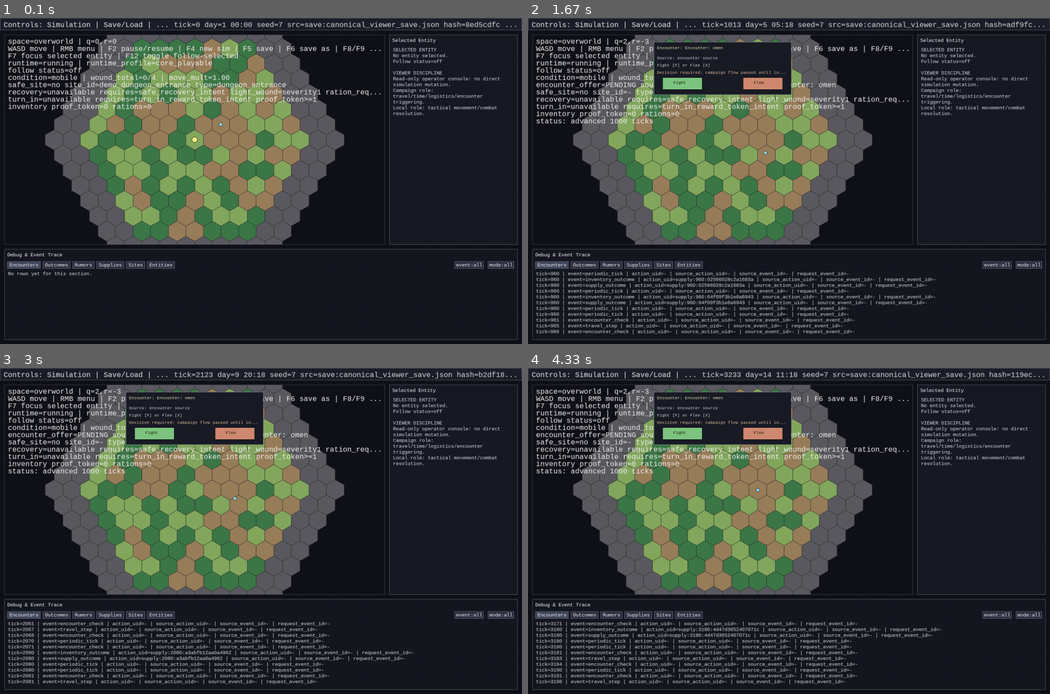
Above: before the commit, frames 1-4 (two rows, left to right).
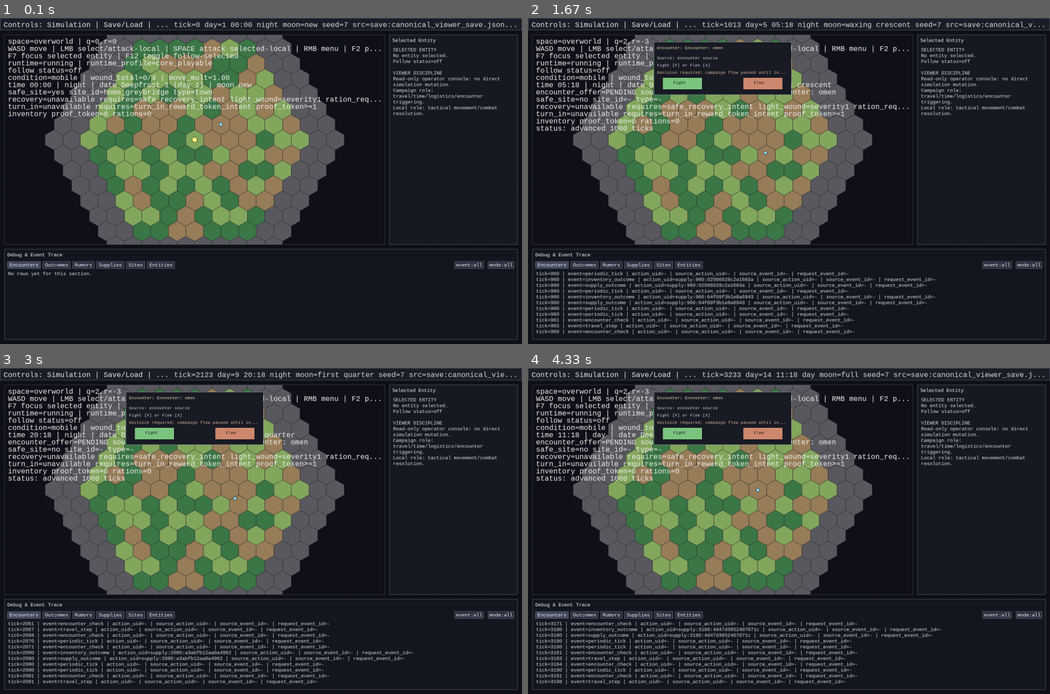
Above: after the commit, the same moments.

Repository: 7seasdotnet/Hexcrawler2
Game: pygame game, started from src/hexcrawler/__main__.py
The game is run twice, just before and just after one commit, with the same random seed, the same clock (stepped at 60 frames per second) and the same inputs.
Inputs:
- Up to frame 1 (0.1 s): no input
- Up to frame 2 (1.67 s): tap Space at 0.33 s; hold D 0.67-1.13 s; hold W 1.22-1.52 s; tap 3 at 1.37 s; hold D from 1.55 s (still down)
- Up to frame 3 (3 s): tap 1 at 1.7 s; release D at 2.02 s; hold A 2.05-2.58 s; tap 2 at 2.2 s; hold S 2.62-2.92 s; tap 3 at 2.77 s; hold A from 2.95 s (still down)
- Up to frame 4 (4.33 s): tap 1 at 3.1 s; release A at 3.35 s; hold W 3.38-3.75 s; tap 2 at 3.53 s; hold D from 3.78 s (still down); tap 3 at 3.93 s

The runs differ from the first frame. In frame 1, 2.7% of the frame differs, in the area x 1-97%, y 1-31%; in frame 2, 2.7%; in frame 3, 2.8%; in frame 4, 2.8%, in the area x 1-97%, y 1-35%.

Commit message:
Align calendar HUD strictly to authoritative clock

Diff:
--- a/content/examples/viewer_map.json
+++ b/content/examples/viewer_map.json
@@ -1404,6 +1404,25 @@
   ],
   "schema_version": 1,
   "sites": {
+    "home_greybridge": {
+      "description": "Greybridge is your known safe haven for recovery and resupply.",
+      "location": {
+        "coord": {
+          "q": 0,
+          "r": 0
+        },
+        "space_id": "overworld",
+        "topology_type": "overworld_hex"
+      },
+      "name": "Greybridge Home",
+      "site_id": "home_greybridge",
+      "site_type": "town",
+      "tags": [
+        "home",
+        "safe",
+        "town"
+      ]
+    },
     "demo_dungeon_entrance": {
       "description": "A weathered stone stair descends beneath cracked flagstones.",
       "entrance": {
@@ -2864,5 +2883,5 @@
     "radius": 6
   },
   "topology_type": "hex_disk",
-  "world_hash": "478a3d44bb5457b8566a7627d17a8718a1bd140f37fdc46837a17c7d3058bdce"
+  "world_hash": "eb32c8446d74f3912b714dd329201fbd4e8d13da99f81f0f9b71ea1a667d1599"
 }
--- a/src/hexcrawler/cli/pygame_viewer.py
+++ b/src/hexcrawler/cli/pygame_viewer.py
@@ -78,6 +78,25 @@
 SIM_TICK_SECONDS = 0.10
 PLAYER_ID = "scout"
 PENDING_OFFER_DECISION_TICK_CAP = 12
+CALENDAR_MONTH_LENGTH_DAYS = 28
+CALENDAR_MONTHS: tuple[str, ...] = (
+    "Deepfrost",
+    "Thawrise",
+    "Seedwake",
+    "Highsun",
+    "Harvestfall",
+    "Longnight",
+)
+MOON_PHASES: tuple[str, ...] = (
+    "new",
+    "waxing crescent",
+    "first quarter",
+    "waxing gibbous",
+    "full",
+    "waning gibbous",
+    "last quarter",
+    "waning crescent",
+)
 
 TERRAIN_COLORS: dict[str, tuple[int, int, int]] = {
     "plains": (132, 168, 94),
@@ -229,6 +248,21 @@
                 entity_id=self.entity_id,
                 command_type="clear_selected_entity",
                 params={},
+            )
+        )
+
+    def attack_entity(self, target_entity_id: str) -> None:
+        self.sim.append_command(
+            SimCommand(
+                tick=self.sim.state.tick,
+                entity_id=self.entity_id,
+                command_type="attack_intent",
+                params={
+                    "attacker_id": self.entity_id,
+                    "target_id": target_entity_id,
+                    "mode": "melee",
+                    "tags": ["viewer_local_attack"],
+                },
             )
         )
 
@@ -1525,15 +1559,12 @@
     pygame.draw.rect(screen, (28, 30, 40), bar_rect)
     pygame.draw.rect(screen, (95, 98, 110), bar_rect, 1)
 
-    ticks_per_day = sim.get_ticks_per_day()
-    day_display = sim.get_day_index() + 1
-    tick_in_day = sim.get_tick_in_day()
-    hours = (tick_in_day * 24) // ticks_per_day
-    minutes = ((tick_in_day * 24 * 60) // ticks_per_day) % 60
+    calendar = _calendar_presentation(sim)
     hash_suffix = simulation_hash(sim)[-8:]
     identity = runtime_state.last_loaded_identity or f"map:{Path(runtime_state.map_path).name}"
     metadata_text = (
-        f"tick={sim.state.tick} day={day_display} {hours:02d}:{minutes:02d} "
+        f"tick={sim.state.tick} day={calendar['day']} {calendar['hour']:02d}:{calendar['minute']:02d} "
+        f"{calendar['day_night']} moon={calendar['moon_phase']} "
         f"seed={sim.seed} src={identity} hash={hash_suffix} follow={follow_state.status}"
     )
     sections_text = "Controls: Simulation | Save/Load | Time | View | Debug"
@@ -1549,7 +1580,8 @@
         return False, None, None
 
     location = _entity_location_text(sim, entity)
-    for site in sim.state.world.sites.values():
+    first_matching_site: tuple[str, str] | None = None
+    for site in sorted(sim.state.world.sites.values(), key=lambda row: row.site_id):
         site_location = site.location
         if site_location.get("space_id") != entity.space_id:
             continue
@@ -1564,7 +1596,12 @@
             if coord.get("q") != entity.hex_coord.q or coord.get("r") != entity.hex_coord.r:
                 continue
         is_safe = site.site_type == "town" or ("safe" in site.tags)
-        return is_safe, site.site_id, site.site_type
+        if is_safe:
+            return True, site.site_id, site.site_type
+        if first_matching_site is None:
+            first_matching_site = (site.site_id, site.site_type)
+    if first_matching_site is not None:
+        return False, first_matching_site[0], first_matching_site[1]
     return False, None, None
 
 
@@ -1631,12 +1668,16 @@
 
     lines = [
         context_line,
-        "WASD move | RMB menu | F2 pause/resume | F4 new sim | F5 save | F6 save as | F8/F9 load | 1/2/3 advance | ESC quit",
+        "WASD move | LMB select/attack-local | SPACE attack selected-local | RMB menu | F2 pause/resume | F4 new sim | F5 save | F6 save as | F8/F9 load | 1/2/3 advance | ESC quit",
         "F7 focus selected entity | F12 toggle follow-selected",
         f"runtime={'paused' if runtime_state.paused else 'running'} | runtime_profile={runtime_state.runtime_profile or CORE_PLAYABLE}",
         f"follow status={follow_state.status}",
         f"condition={condition} | wound_total={severity_total}/{WOUND_INCAPACITATE_SEVERITY} | move_mult={movement_multiplier:.2f}",
     ]
+    calendar = _calendar_presentation(sim)
+    lines.append(
+        f"time {calendar['hour']:02d}:{calendar['minute']:02d} | {calendar['day_night']} | date {calendar['month_name']} {calendar['day_of_month']} (day {calendar['day']}) | moon {calendar['moon_phase']}"
+    )
 
     if pending_offer is not None:
         lines.append(
@@ -1645,6 +1686,7 @@
 
     if active_space is not None and str(getattr(active_space, "role", "")) == LOCAL_SPACE_ROLE:
         lines.append(f"local_hostile_pressure=ACTIVE | extraction={'ready' if extraction_ready else 'blocked'}")
+        lines.append("local_attack=enabled (LMB hostile or SPACE on selected target)")
         if local_context is not None:
             return_exit_coord = local_context.get("return_exit_coord")
             if isinstance(return_exit_coord, dict):
@@ -2475,6 +2517,57 @@
         if entity_id in sim.state.entities:
             return entity_id
     return None
+
+
+def _calendar_presentation(sim: Simulation) -> dict[str, Any]:
+    ticks_per_day = max(1, int(sim.get_ticks_per_day()))
+    relative_ticks = int(sim.state.tick - sim.state.time.epoch_tick)
+    if relative_ticks < 0:
+        relative_ticks = 0
+    day_index = relative_ticks // ticks_per_day
+    tick_in_day = relative_ticks % ticks_per_day
+    hour = (tick_in_day * 24) // ticks_per_day
+    minute = ((tick_in_day * 24 * 60) // ticks_per_day) % 60
+    day_night = "day" if 6 <= hour < 18 else "night"
+    month_index = (day_index // CALENDAR_MONTH_LENGTH_DAYS) % len(CALENDAR_MONTHS)
+    day_of_month = (day_index % CALENDAR_MONTH_LENGTH_DAYS) + 1
+    lunar_segment = max(1, CALENDAR_MONTH_LENGTH_DAYS // len(MOON_PHASES))
+    moon_phase_index = min(len(MOON_PHASES) - 1, (day_index % CALENDAR_MONTH_LENGTH_DAYS) // lunar_segment)
+    return {
+        "day": day_index + 1,
+        "hour": int(hour),
+        "minute": int(minute),
+        "day_night": day_night,
+        "month_name": CALENDAR_MONTHS[month_index],
+        "day_of_month": int(day_of_month),
+        "moon_phase": MOON_PHASES[moon_phase_index],
+    }
+
+
+def _queue_local_attack_for_click(
+    sim: Simulation,
+    controller: SimulationController,
+    pixel_pos: tuple[int, int],
+    center: tuple[float, float],
+    zoom_scale: float = 1.0,
+    *,
+    radius_px: float = 12.0,
+) -> str | None:
+    player = sim.state.entities.get(PLAYER_ID)
+    if player is None:
+        return None
+    active_space = sim.state.world.spaces.get(player.space_id)
+    if active_space is None or str(getattr(active_space, "role", "")) != LOCAL_SPACE_ROLE:
+        return None
+    target_entity_id = _selected_entity_for_click(sim, pixel_pos, center, zoom_scale, radius_px=radius_px)
+    if target_entity_id is None or target_entity_id == PLAYER_ID:
+        return None
+    target = sim.state.entities.get(target_entity_id)
+    if target is None or target.space_id != player.space_id:
+        return None
+    controller.attack_entity(target_entity_id)
+    controller.set_selected_entity(target_entity_id)
+    return f"attack queued -> {target_entity_id}"
 
 
 def _queue_selection_command_for_click(
@@ -3144,6 +3237,21 @@
                         status_message = f"encounter offer fled (resolved in {advanced} ticks)"
                     else:
                         status_message = f"encounter offer flee pending after {advanced} ticks (cap reached)"
+            elif event.type == pygame_module.KEYDOWN and event.key == pygame_module.K_SPACE:
+                player = sim.state.entities.get(PLAYER_ID)
+                selected_entity_id = sim.selected_entity_id(owner_entity_id=PLAYER_ID)
+                if player is not None and selected_entity_id is not None:
+                    active_space = sim.state.world.spaces.get(player.space_id)
+                    target = sim.state.entities.get(selected_entity_id)
+                    if (
+                        active_space is not None
+                        and str(getattr(active_space, "role", "")) == LOCAL_SPACE_ROLE
+                        and target is not None
+                        and target.entity_id != PLAYER_ID
+                        and target.space_id == player.space_id
+                    ):
+                        controller.attack_entity(target.entity_id)
+                        status_message = f"attack queued -> {target.entity_id}"
             elif event.type == pygame_module.KEYDOWN and event.key in (pygame_module.K_PAGEUP, pygame_module.K_PAGEDOWN):
                 delta = -1 if event.key == pygame_module.K_PAGEUP else 1
                 panel_scroll.scroll(
@@ -3281,7 +3389,15 @@
                         else:
                             status_message = f"encounter offer flee pending after {advanced} ticks (cap reached)"
                         continue
-                status_message = _queue_selection_command_for_click(
+                attack_status = _queue_local_attack_for_click(
+                    sim,
+                    controller,
+                    event.pos,
+                    world_center,
+                    world_zoom_scale,
+                    radius_px=12.0,
+                )
+                status_message = attack_status or _queue_selection_command_for_click(
                     sim,
                     controller,
                     event.pos,
--- a/tests/test_pygame_viewer_cli.py
+++ b/tests/test_pygame_viewer_cli.py
@@ -26,6 +26,9 @@
     _slot_markers_for_hex,
     _load_viewer_simulation,
     _save_viewer_simulation,
+    _calendar_presentation,
+    _find_safe_site_status,
+    _queue_local_attack_for_click,
     _queue_selection_command_for_click,
     _selected_entity_for_click,
     _selected_entity_lines,
@@ -41,6 +44,7 @@
     _debug_rows_by_section,
     _format_debug_trace_row,
 )
+from hexcrawler.sim.combat import ATTACK_INTENT_COMMAND_TYPE
 from hexcrawler.sim.core import EntityState
 from hexcrawler.sim.campaign_danger import ACCEPT_ENCOUNTER_OFFER_INTENT, FLEE_ENCOUNTER_OFFER_INTENT, CampaignDangerModule
 from hexcrawler.sim.encounters import (
@@ -68,6 +72,7 @@
     SiteWorldState,
     SpaceState,
 )
+from hexcrawler.content.io import load_world_json
 
 
 def test_viewer_parser_runtime_profile_defaults_to_core_playable() -> None:
@@ -87,6 +92,27 @@
     assert args.runtime_profile == "experimental_world"
     assert args.save_path == "saves/dev.json"
     assert args.load_save == "saves/dev.json"
+
+
+def test_core_playable_viewer_map_contains_visible_safe_home_town() -> None:
+    world = load_world_json("content/examples/viewer_map.json")
+    site = world.sites.get("home_greybridge")
+    assert site is not None
+    assert site.site_type == "town"
+    assert "safe" in site.tags
+    assert site.location.get("space_id") == "overworld"
+    assert site.name == "Greybridge Home"
+
+
+def test_safe_site_detection_resolves_home_town_for_player() -> None:
+    sim = _build_viewer_simulation("content/examples/viewer_map.json", with_encounters=False)
+    player = sim.state.entities[PLAYER_ID]
+
+    is_safe, site_id, site_type = _find_safe_site_status(sim, player)
+
+    assert is_safe is True
+    assert site_id == "home_greybridge"
+    assert site_type == "town"
 
 
 def test_viewer_simulation_registers_encounter_modules_only_when_enabled() -> None:
@@ -143,6 +169,88 @@
     assert sim.input_log[-2].params == {"selected_entity_id": PLAYER_ID}
     assert sim.input_log[-1].command_type == "clear_selected_entity"
     assert sim.input_log[-1].params == {}
+
+
+def test_simulation_controller_appends_attack_intent_command() -> None:
+    sim = _build_viewer_simulation("content/examples/basic_map.json", with_encounters=False)
+    controller = SimulationController(sim=sim, entity_id=PLAYER_ID)
+
+    controller.attack_entity("target")
+
+    assert sim.input_log[-1].command_type == ATTACK_INTENT_COMMAND_TYPE
+    assert sim.input_log[-1].entity_id == PLAYER_ID
+    assert sim.input_log[-1].params == {
+        "attacker_id": PLAYER_ID,
+        "target_id": "target",
+        "mode": "melee",
+        "tags": ["viewer_local_attack"],
+    }
+
+
+def test_queue_local_attack_for_click_routes_to_authoritative_attack_intent(monkeypatch: pytest.MonkeyPatch) -> None:
+    sim = _build_viewer_simulation("content/examples/basic_map.json", with_encounters=False)
+    controller = SimulationController(sim=sim, entity_id=PLAYER_ID)
+    local_space_id = "local:test"
+    sim.state.world.spaces[local_space_id] = SpaceState(
+        space_id=local_space_id,
+        topology_type="square_grid",
+        role=LOCAL_SPACE_ROLE,
+        topology_params={"width": 6, "height": 6, "origin": {"x": 0, "y": 0}},
+    )
+    player_x, player_y = square_grid_cell_to_world_xy(1, 1)
+    sim.state.entities[PLAYER_ID].space_id = local_space_id
+    sim.state.entities[PLAYER_ID].position_x = player_x
+    sim.state.entities[PLAYER_ID].position_y = player_y
+
+    hostile_x, hostile_y = square_grid_cell_to_world_xy(2, 1)
+    sim.add_entity(
+        EntityState(
+            entity_id="hostile:test",
+            position_x=hostile_x,
+            position_y=hostile_y,
+            space_id=local_space_id,
+            template_id=HOSTILE_TEMPLATE_ID,
+        )
+    )
+
+    monkeypatch.setattr(viewer_module, "_selected_entity_for_click", lambda *args, **kwargs: "hostile:test")
+    status = _queue_local_attack_for_click(
+        sim,
+        controller,
+        pixel_pos=(0, 0),
+        center=(0.0, 0.0),
+        zoom_scale=1.0,
+    )
+
+    assert status == "attack queued -> hostile:test"
+    assert sim.input_log[-2].command_type == ATTACK_INTENT_COMMAND_TYPE
+    assert sim.input_log[-2].params["target_id"] == "hostile:test"
+    assert sim.input_log[-1].command_type == "set_selected_entity"
+    assert sim.input_log[-1].params["selected_entity_id"] == "hostile:test"
+
+
+def test_calendar_presentation_uses_master_tick_axis() -> None:
+    sim = _build_viewer_simulation("content/examples/basic_map.json", with_encounters=False)
+    sim.state.time.ticks_per_day = 240
+    sim.state.time.epoch_tick = 0
+    sim.state.tick = 0
+
+    assert _calendar_presentation(sim) == {
+        "day": 1,
+        "hour": 0,
+        "minute": 0,
+        "day_night": "night",
+        "month_name": "Deepfrost",
+        "day_of_month": 1,
+        "moon_phase": "new",
+    }
+
+    sim.state.tick = 240
+    next_day = _calendar_presentation(sim)
+    assert next_day["day"] == 2
+    assert next_day["hour"] == 0
+    assert next_day["day_of_month"] == 2
+    assert next_day["month_name"] == "Deepfrost"
 
 
 def test_simulation_controller_appends_encounter_offer_commands() -> None:
--- a/tests/test_reward_turn_in_loop_p5.py
+++ b/tests/test_reward_turn_in_loop_p5.py
@@ -3,6 +3,7 @@
 from pathlib import Path
 
 from hexcrawler.content.io import load_game_json, load_world_json, save_game_json
+from hexcrawler.sim.combat import ATTACK_INTENT_COMMAND_TYPE, CombatExecutionModule
 from hexcrawler.sim.core import EntityState, SimCommand, Simulation
 from hexcrawler.sim.encounters import (
     END_LOCAL_ENCOUNTER_INTENT,
@@ -48,6 +49,7 @@
     sim.add_entity(EntityState(entity_id="scout", position_x=x, position_y=y, space_id=CAMPAIGN_SPACE_ID))
     sim.register_rule_module(LocalEncounterRequestModule())
     sim.register_rule_module(LocalEncounterInstanceModule())
+    sim.register_rule_module(CombatExecutionModule())
     sim.register_rule_module(ExplorationExecutionModule())
     return sim
 
@@ -135,6 +137,55 @@
     assert items.get("proof_token", 0) == 1
 
 
+def test_player_attack_intent_can_incapacitate_hostile_and_grant_reward_token() -> None:
+    sim = _build_sim(seed=31)
+    _schedule_request(sim)
+    sim.advance_ticks(3)
+    begin = _trace(sim, LOCAL_ENCOUNTER_BEGIN_EVENT_TYPE)[0]
+    local_space_id = begin["params"]["to_space_id"]
+    spawned = begin["params"]["spawned_entities"]
+    hostile_id = next(
+        row["entity_id"]
+        for row in spawned
+        if sim.state.entities[row["entity_id"]].template_id == LOCAL_ENCOUNTER_HOSTILE_TEMPLATE_ID
+    )
+
+    player = sim.state.entities["scout"]
+    hostile = sim.state.entities[hostile_id]
+    player.position_x, player.position_y = square_grid_cell_to_world_xy(1, 1)
+    hostile.position_x, hostile.position_y = square_grid_cell_to_world_xy(2, 1)
+    assert player.space_id == local_space_id
+    assert hostile.space_id == local_space_id
+
+    for offset in range(3):
+        sim.append_command(
+            SimCommand(
+                tick=sim.state.tick + offset,
+                entity_id="scout",
+                command_type=ATTACK_INTENT_COMMAND_TYPE,
+                params={
+                    "attacker_id": "scout",
+                    "target_id": hostile_id,
+                    "mode": "melee",
+                    "tags": ["test_player_attack_loop"],
+                },
+            )
+        )
+    sim.advance_ticks(4)
+    assert len(hostile.wounds) >= 3
+
+    exit_coord = begin["params"]["return_exit_coord"]
+    player.position_x, player.position_y = square_grid_cell_to_world_xy(exit_coord["x"], exit_coord["y"])
+    _issue_end_intent(sim)
+    sim.advance_ticks(3)
+
+    reward = _trace(sim, LOCAL_ENCOUNTER_REWARD_EVENT_TYPE)[-1]["params"]
+    assert reward["applied"] is True
+    assert reward["reason"] == "token_granted"
+    assert reward["details"]["incapacitated_hostiles"] >= 1
+    assert _player_items(sim).get("proof_token", 0) == 1
+
+
 
 def test_reward_turn_in_succeeds_only_at_safe_site_and_grants_ration() -> None:
     sim = _build_sim(seed=12)
Not shown, changed: docs/STATUS.md
